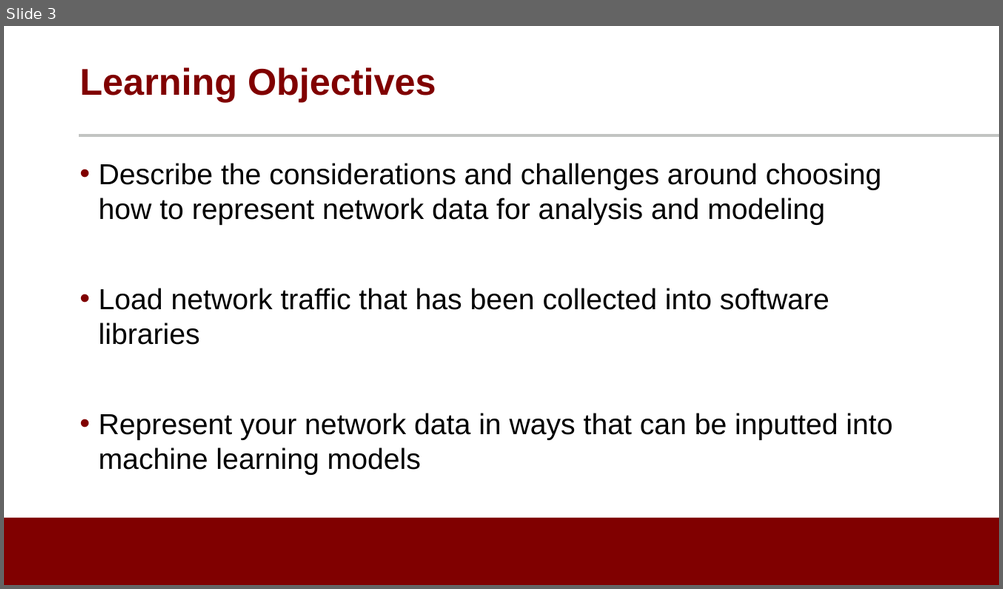
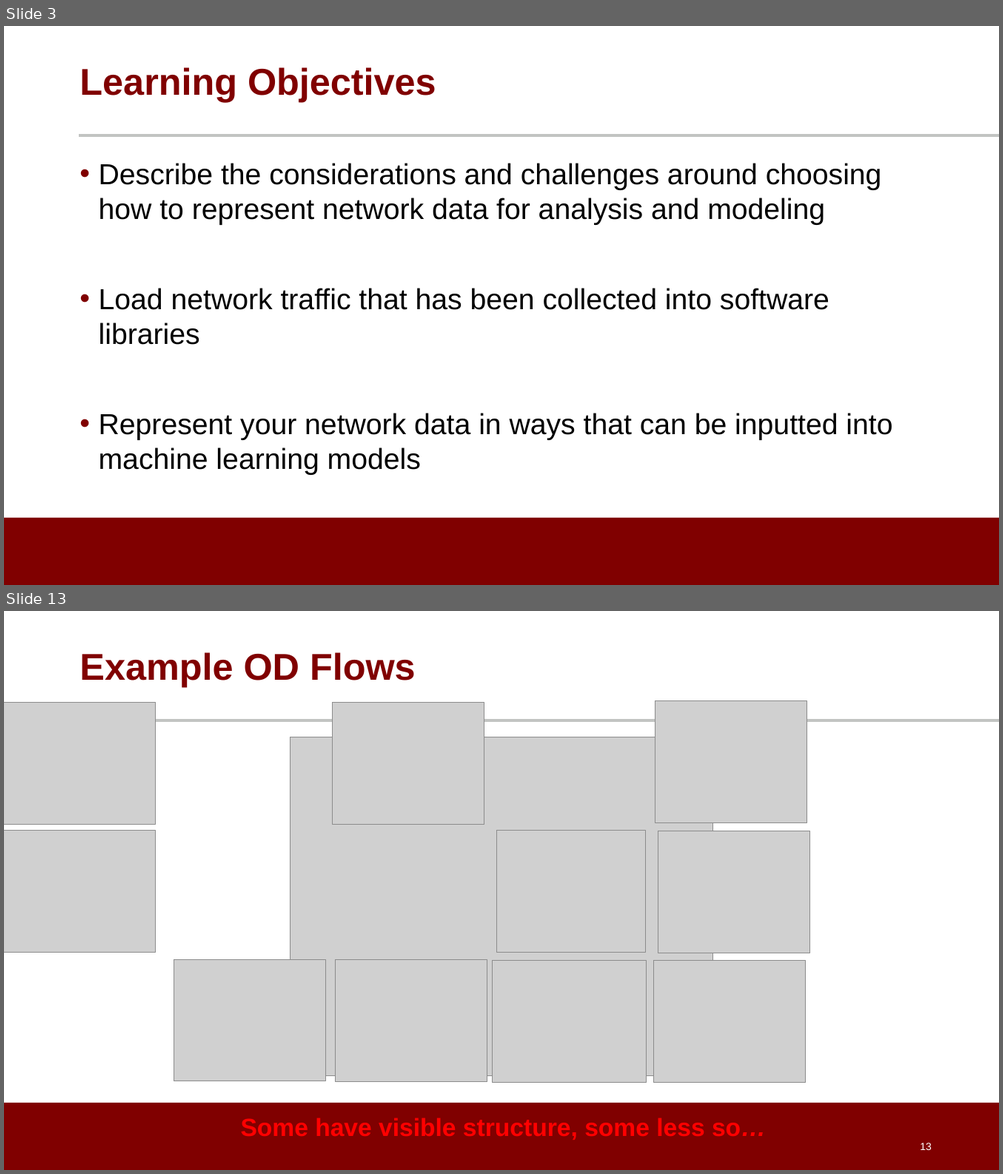
Before and after one commit to noise-lab/ML-Cybersecurity, a slide deck: module-3/ppt/3.4-Unsupervised Learning.pptx. Shown one above the other, each under a label of ours: slide 3 before the commit, slides 3 and 13 after it; the slides between them are not shown. The pictures are 1003x589 and 1003x1174 pixels, drawn with LibreOffice and Linux fonts; fonts in the diff are those of the drawing; grey boxes stand for pictures; background and template pictures are left out. Boxes give left, top, right and bottom in pixels: in the first picture for what was removed or moved away, otherwise in the second. Text is boxed around its words. In the diff, an @@ line names an element or a change of style, - is before the commit and + after.

```diff
--- a/module-3/ppt/3.4-Unsupervised Learning.pptx
+++ b/module-3/ppt/3.4-Unsupervised Learning.pptx
@@ slide 13 added at <box>4,611,999,1170</box>, background #FFFFFF; not listed: 2 template elements that a slide beside it also shows @@
@@ title added at <box>79,652,415,687</box>, 36 pt, text #800000, bold @@
+Example OD Flows
@@ picture added at <box>4,703,156,824</box> @@
@@ picture added at <box>333,703,484,824</box> @@
@@ picture added at <box>655,701,807,823</box> @@
@@ picture added at <box>290,737,713,1076</box> @@
@@ picture added at <box>4,830,153,952</box> @@
@@ picture added at <box>4,830,156,952</box> @@
@@ picture added at <box>496,830,645,952</box> @@
@@ picture added at <box>657,831,809,953</box> @@
@@ picture added at <box>173,960,325,1081</box> @@
@@ picture added at <box>336,960,486,1082</box> @@
@@ picture added at <box>492,961,646,1082</box> @@
@@ picture added at <box>654,961,805,1082</box> @@
@@ text added at <box>241,1118,765,1140</box>, 24 pt, text #FF0000, bold @@
+Some have visible structure, some less so…
@@ page number added at <box>919,1143,931,1150</box>, 10 pt, text #FFFFFF @@
+13
```
Also in this commit, not shown: 2 slides changed, 23 other slides added, 1 slide removed, 4 other files.
